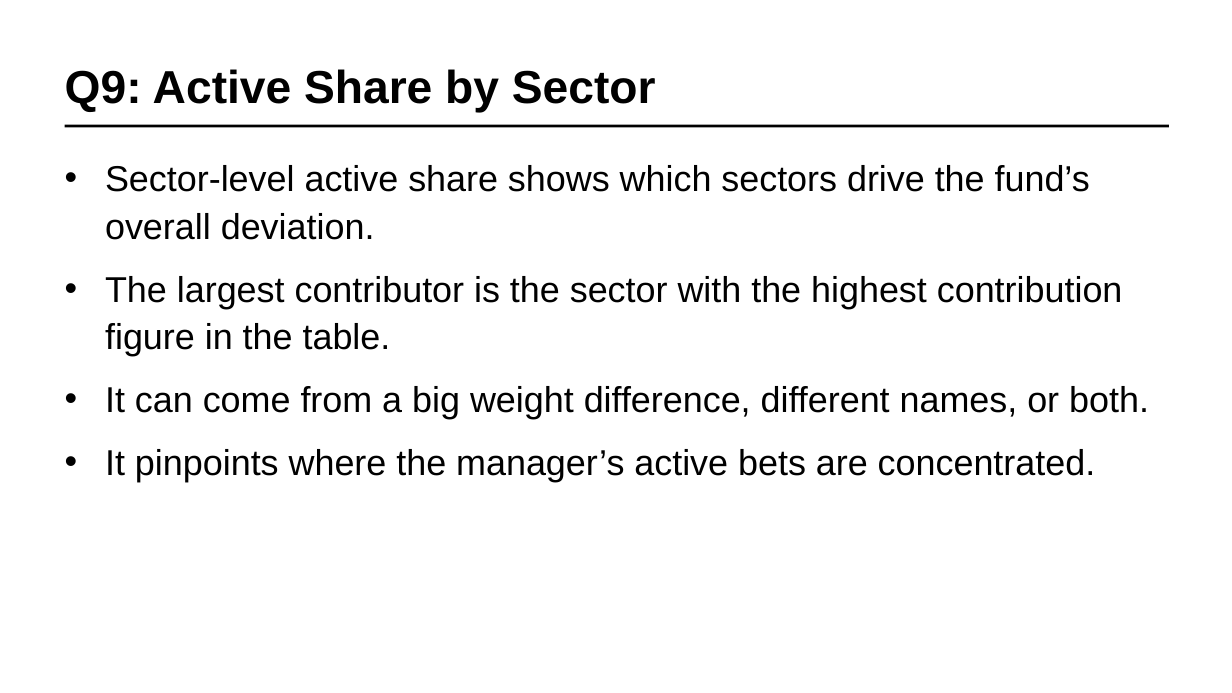
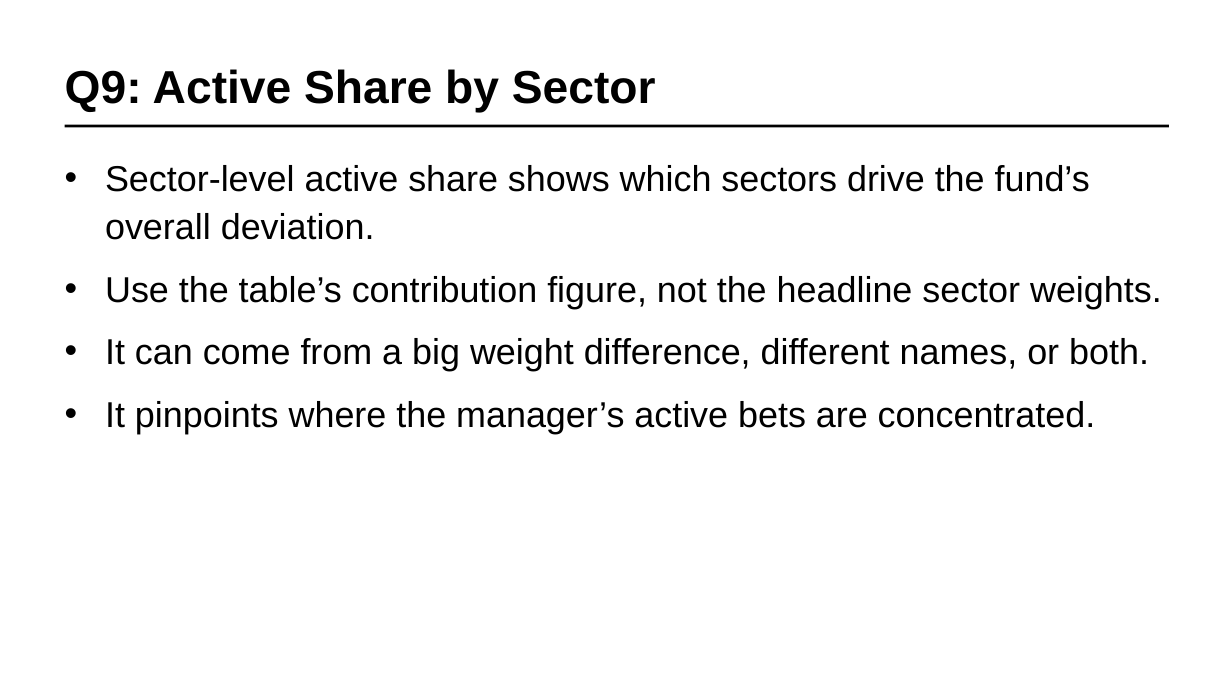
Before and after one commit to ddddil/SF_DAT_15, a slide deck: slide 53 of fina4126/ETF_Performance_Evaluation_Bond_Screening_Revised.pptx. Drawn at 1232x693 pixels with LibreOffice and Linux fonts; fonts in the diff are those of the drawing. Boxes give left, top, right and bottom in pixels: in the first picture for what was removed or moved away, otherwise in the second. Text is boxed around its words. In the diff, an @@ line names an element or a change of style, - is before the commit and + after.

```diff
--- a/fina4126/ETF_Performance_Evaluation_Bond_Screening_Revised.pptx
+++ b/fina4126/ETF_Performance_Evaluation_Bond_Screening_Revised.pptx
@@ text at (x1=105, y1=276, x2=1162, y2=309): text changed @@
-• The largest contributor is the sector with the highest contribution figure in the table.
+• Use the table’s contribution figure, not the headline sector weights.
```
Also in this commit, not shown: 7 other slides changed, 1 slide added.
